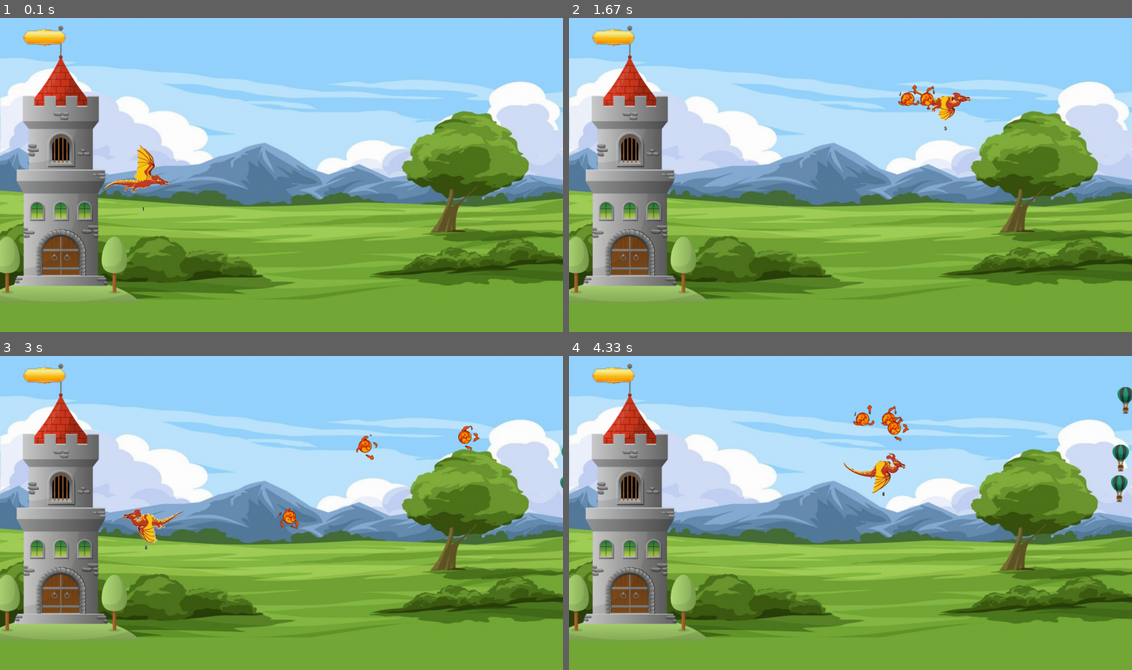
Above: before the commit, frames 1-4 (two rows, left to right).
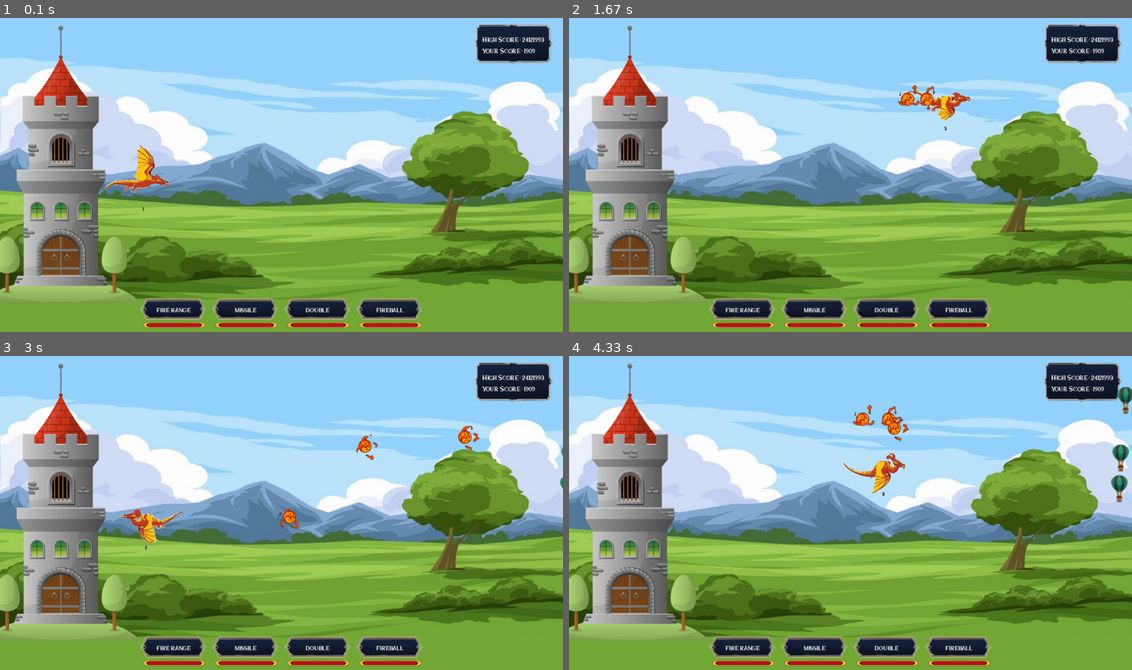
Above: after the commit, the same moments.

Repository: vanny-laure-lamorte/Shmup
Game: pygame game, started from main.py
Same seed, same stepped clock (60 frames per second), same inputs: the game is played once before the commit and once after it.
Inputs:
- Up to frame 1 (0.1 s): no input
- Up to frame 2 (1.67 s): hold Right 0.33-0.8 s; hold Up 0.88-1.18 s; hold Right from 1.22 s (still down); tap Space at 1.28, 1.58 s
- Up to frame 3 (3 s): release Right at 1.68 s; hold Left 1.72-2.25 s; tap Space at 1.78, 2.08, 2.35, 2.68, 2.98 s; hold Down 2.28-2.58 s; hold Left from 2.62 s (still down)
- Up to frame 4 (4.33 s): release Left at 3.02 s; hold Up 3.05-3.42 s; tap Space at 3.12, 3.52, 3.82, 4.18 s; hold Right 3.45-4.08 s; hold Down from 4.12 s (still down)

The runs differ from the first frame. In frame 1, 5.6% of the frame differs, in the area x 4-99%, y 1-99%; in frame 2, 5.6%; in frame 3, 5.6%; in frame 4, 5.6%.

Commit message:
[Ajouter] le design pour afficher les scores

Diff:
--- a/src/gui/Game.py
+++ b/src/gui/Game.py
@@ -14,6 +14,9 @@
         self.img_castle = pygame.image.load(f"assets/image/game/game_castle.png").convert_alpha()
 
         self.rect_option = pygame.image.load(f"assets/image/game/game_rect.png").convert_alpha()
+        self.rect_high_score = pygame.image.load(f"assets/image/game/game_high_score.png").convert_alpha()
+        self.rect_score = pygame.image.load(f"assets/image/game/game_score.png").convert_alpha()
+        self.life = pygame.image.load(f"assets/image/game/game_life.png").convert_alpha()
 
     def background(self):
 
@@ -23,8 +26,31 @@
         # Tour
         self.img_not_center("Castle", -90, 20, 450, 615, self.img_castle)
 
-        # Rect
-        self.img_not_center("Rect", 50, 20, 100, 50, self.rect_option)
+        # Score
+        self.img_not_center("High Score", 1050, 10, 180, 99, self.rect_high_score)
+        self.text_not_center(self.font2, 15, "High Score : 24121993", self.white, 1070, 40)
+        self.text_not_center(self.font2, 15, "Your Score : 1909", self.white, 1070, 65)
+
+        # Missile #160
+        self.img_txt_hover("Missile","MISSILE", self.W//2-80, 650, 153, 57, self.rect_option, self.rect_option, self.font2, 13, self.white, self.W//2-80, 650)
+        pygame.draw.rect(self.Window, self.red, (325, 680, 120, 9))
+        self.img_not_center("Life", 315, 675, 143, 18, self.life)
+
+        # Double
+        self.img_txt_hover("Double","DOUBLE", self.W//2+80, 650, 153, 57, self.rect_option, self.rect_option, self.font2, 13, self.white, self.W//2+80, 650)
+        pygame.draw.rect(self.Window, self.red, (485, 680, 120, 9))
+        self.img_not_center("Life", 475, 675, 143, 18, self.life)
+
+        # Fireball
+        self.img_txt_hover("Fire","FIREBALL", self.W//2+240, 650, 153, 57, self.rect_option, self.rect_option, self.font2, 13, self.white, self.W//2+240, 650)
+        pygame.draw.rect(self.Window, self.red, (645, 680, 120, 9))
+        self.img_not_center("Life", 635, 675, 143, 18, self.life)
+
+        # Fire range
+        self.img_txt_hover("Fire range","FIRE RANGE", self.W//2-240, 650, 153, 57, self.rect_option, self.rect_option, self.font2, 13, self.white, self.W//2-240, 650)
+        pygame.draw.rect(self.Window, self.red, (805, 680, 120, 9))
+        self.img_not_center("Life", 795, 675, 143, 18, self.life)
+
 
 
 
Binary file added: assets/image/game/game_high_score.png
Binary file added: assets/image/game/game_high_score1.png
Binary file added: assets/image/game/game_high_score2.png
Binary file added: assets/image/game/game_life.png
Binary file changed: assets/image/game/game_rect.png
Binary file added: assets/image/game/game_rect2.png
Binary file added: assets/image/game/game_score.png
